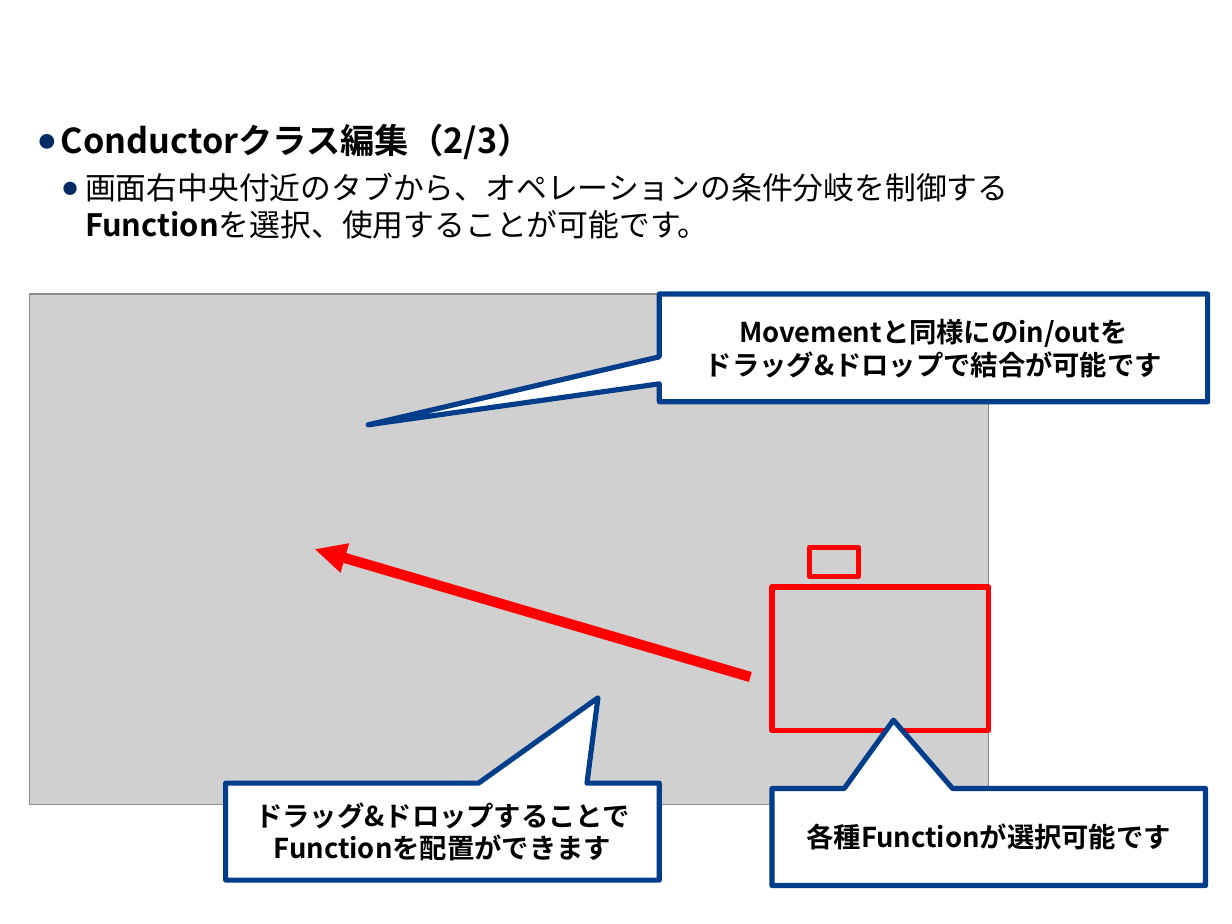
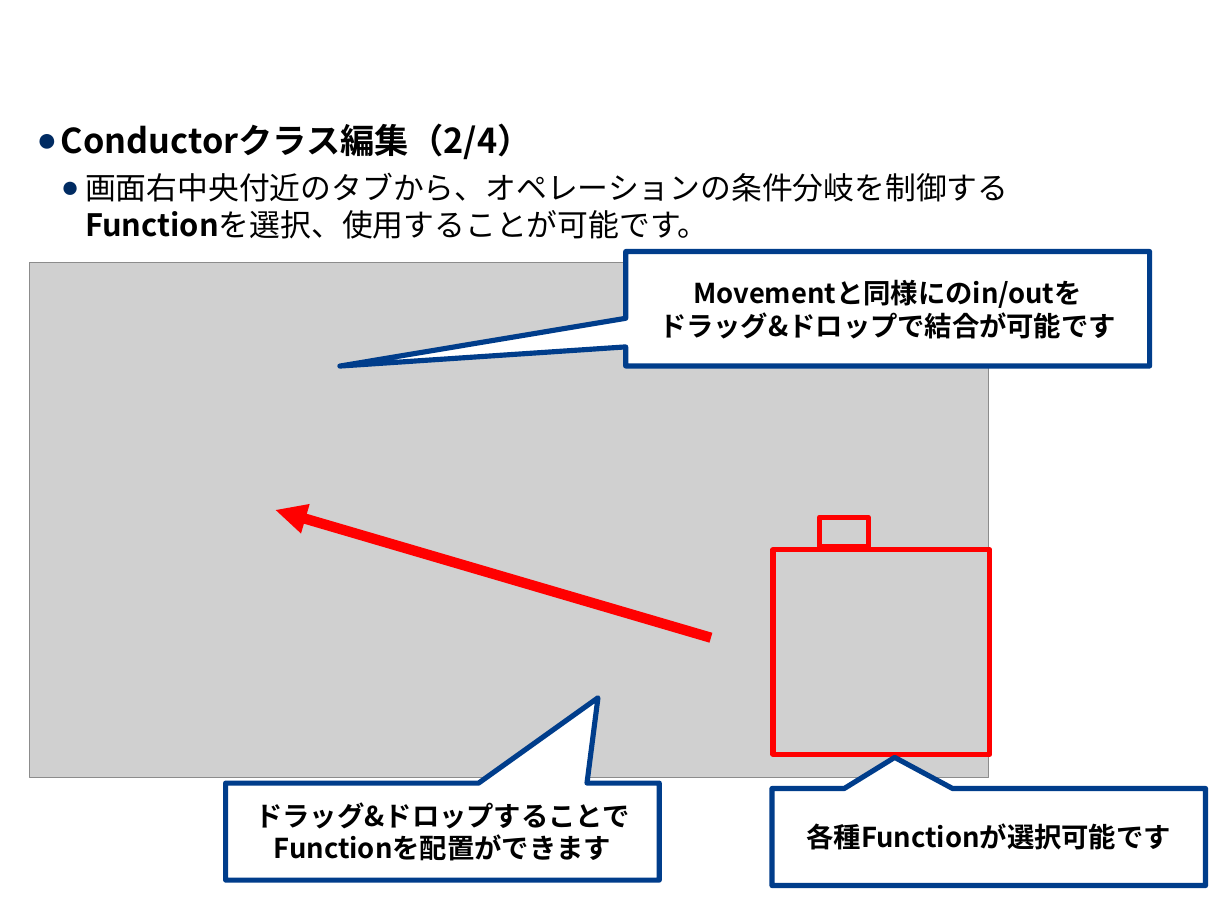
Before and after one commit to exastro-suite/it-automation-docs, a slide deck: slide 10 of asset/Learn_ja/ITA-Conductor_ja.pptx. Drawn at 1232x924 pixels with LibreOffice and Linux fonts; fonts in the diff are those of the drawing; grey boxes stand for pictures; background and template pictures are left out. Boxes give left, top, right and bottom in pixels: in the first picture for what was removed or moved away, otherwise in the second. Text is boxed around its words. In the diff, an @@ line names an element or a change of style, - is before the commit and + after.

```diff
--- a/asset/Learn_ja/ITA-Conductor_ja.pptx
+++ b/asset/Learn_ja/ITA-Conductor_ja.pptx
@@ text at (61, 123, 532, 160): text changed @@
-● Conductorクラス編集（2/3）
+● Conductorクラス編集（2/4）
@@ picture: place and size @@
-picture at (30, 294, 988, 806)
+picture at (30, 262, 988, 777)
@@ speech box "Movementと同様にのin/outを ドラッグ&ドロップで結合が可能です" at (626, 251, 1149, 366): proportions changed @@
@@ speech box "Movementと同様にのin/outを ドラッグ&ドロップで結合が可能です": place and size @@
-speech box "Movementと同様にのin/outを ドラッグ&ドロップで結合が可能です" at (659, 294, 1207, 403)
+speech box "Movementと同様にのin/outを ドラッグ&ドロップで結合が可能です" at (626, 251, 1149, 366)
@@ arrow moved from (750, 678) - (315, 549) to (711, 638) - (276, 510) @@
@@ rectangle: place and size @@
-rectangle at (809, 547, 859, 577)
+rectangle at (819, 517, 869, 547)
@@ rectangle: place and size @@
-rectangle at (772, 586, 989, 731)
+rectangle at (774, 549, 991, 754)
@@ speech box "各種Functionが選択可能です" at (772, 788, 1206, 886): proportions changed @@
```
Also in this commit, not shown: 11 other slides changed, 1 slide added.
